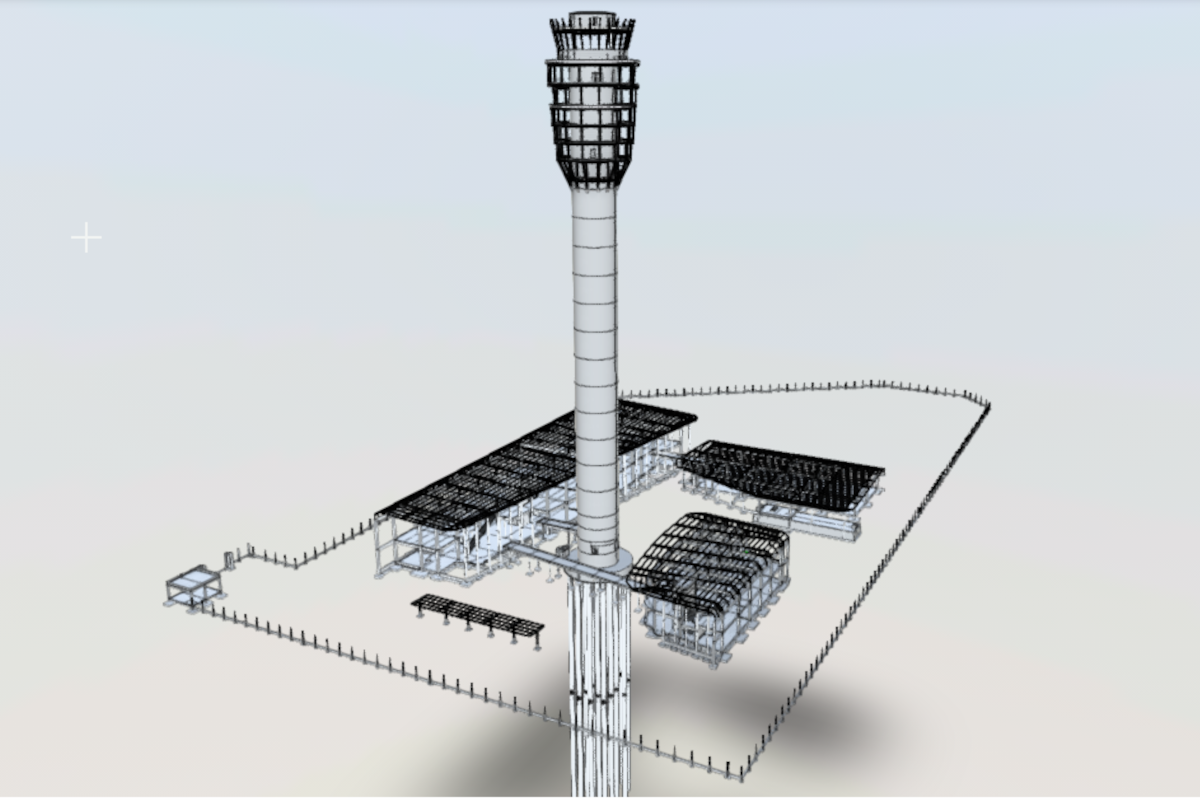
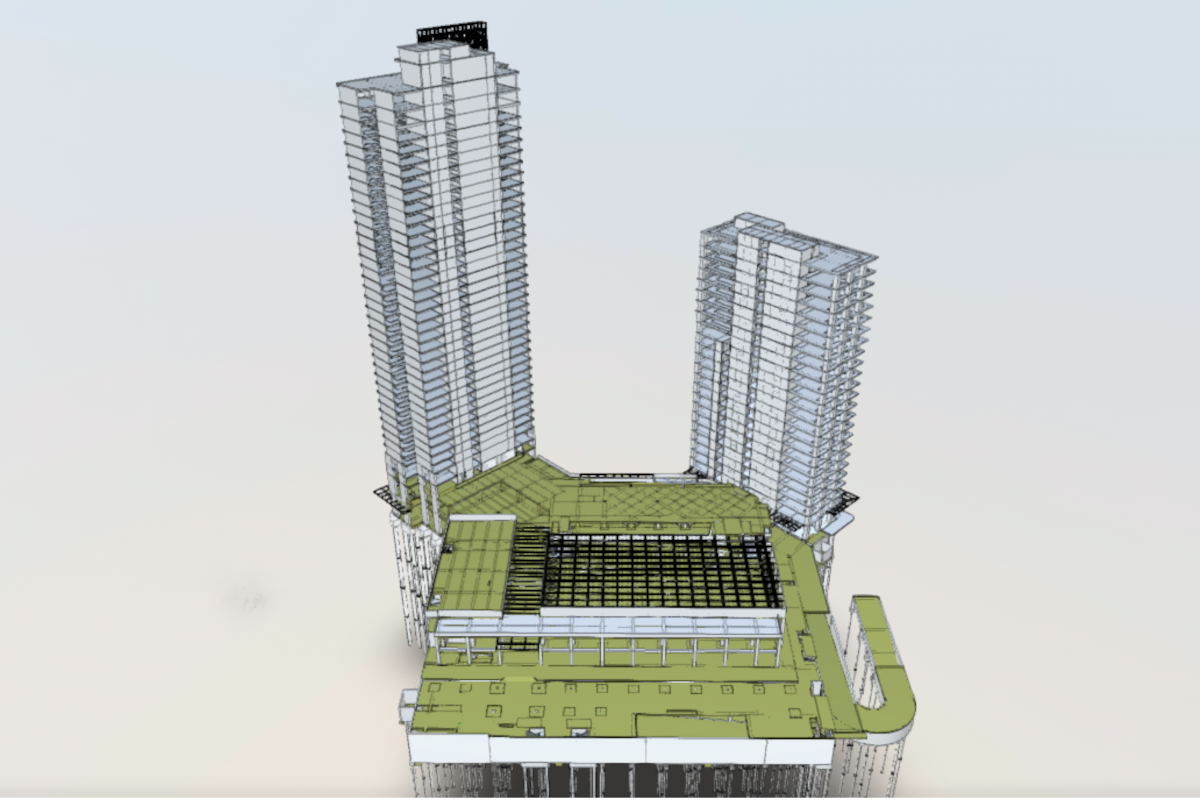
Layer changes from the first 1200 × 800 image to the second:
painted on "Pasted Layer" over [0, 0, 1200, 798]
